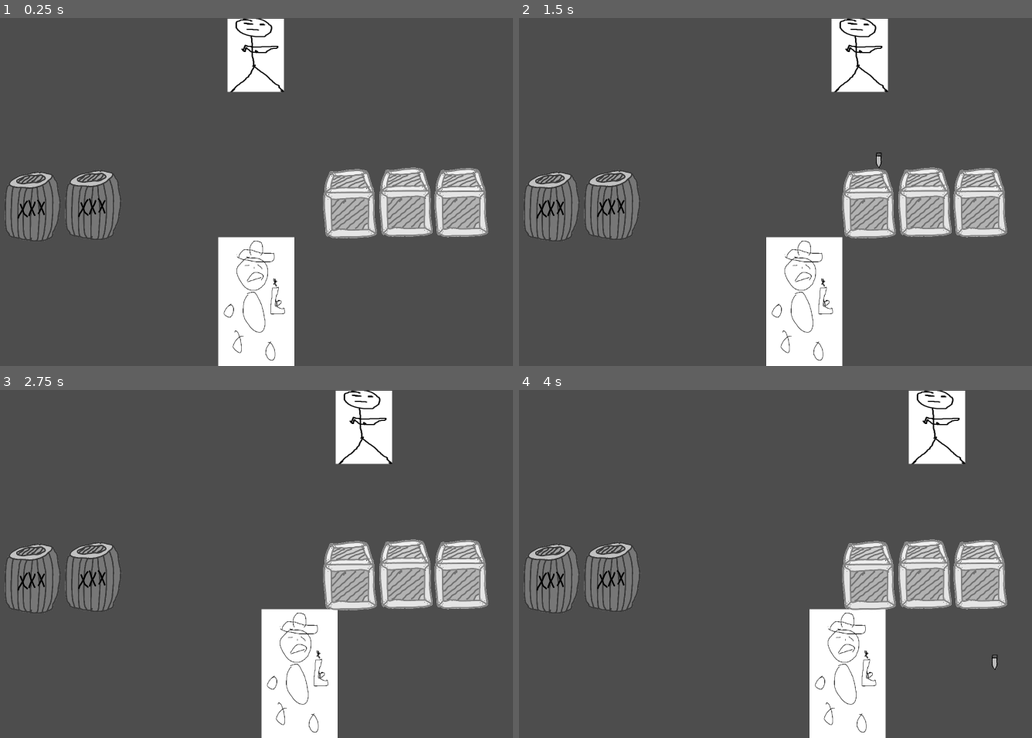
Above: before the commit, frames 1-4 (two rows, left to right).
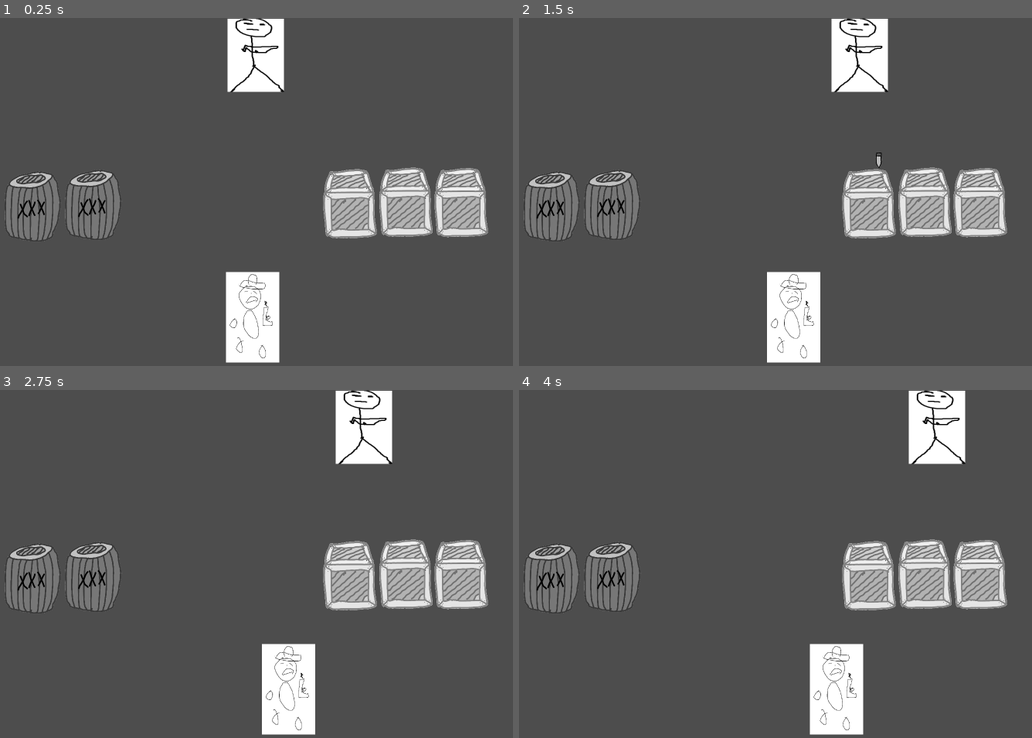
Above: after the commit, the same moments.

Repository: NihalBAnand/LD54
Game: Godot game, scene res://Scenes/shooter.tscn
The game is run twice, just before and just after one commit, with the same random seed, the same clock (stepped at 60 frames per second) and the same inputs.
Inputs:
- Up to frame 1 (0.25 s): no input
- Up to frame 2 (1.5 s): hold D (player_right) 0.53-1.28 s; tap Space (shoot) at 0.6, 1.35 s; hold A (player_left) from 1.28 s (still down)
- Up to frame 3 (2.75 s): release A (player_left) at 2.03 s; hold D (player_right) from 2.03 s (still down); tap Space (shoot) at 2.1 s
- Up to frame 4 (4 s): tap Space (shoot) at 2.85, 3.6 s; release D (player_right) at 3.53 s; hold A (player_left) from 3.53 s (still down)

The runs differ from the first frame. In frame 1, 3.3% of the frame differs, in the area x 42-58%, y 62-100%; in frame 2, 3.3%; in frame 3, 3.2%; in frame 4, 3.3%.

Commit message:
Improved enemy AI to remove jitter

Diff:
--- a/Scenes/shooter.tscn
+++ b/Scenes/shooter.tscn
@@ -11,7 +11,8 @@
 position = Vector2(677, 2)
 
 [node name="baseEnemy" parent="." instance=ExtResource("2_0vkvn")]
-position = Vector2(638, 569)
+position = Vector2(668, 658)
+scale = Vector2(0.7, 0.7)
 
 [node name="crate" parent="." instance=ExtResource("3_wspuf")]
 position = Vector2(1144, 496)
--- a/assets/prefabs/barrel.tscn
+++ b/assets/prefabs/barrel.tscn
@@ -5,7 +5,7 @@
 [sub_resource type="RectangleShape2D" id="RectangleShape2D_rdy4i"]
 size = Vector2(419, 515)
 
-[node name="barrel" type="Area2D"]
+[node name="barrel" type="StaticBody2D"]
 
 [node name="Sprite2D" type="Sprite2D" parent="."]
 texture = ExtResource("1_58u4q")
--- a/assets/prefabs/baseEnemy.gd
+++ b/assets/prefabs/baseEnemy.gd
@@ -11,10 +11,13 @@
 var health = 100
 
 func _physics_process(delta):
-	if  get_parent().get_node("Player").global_position.x> self.global_position.x:
+	if abs(get_parent().get_node("Player").global_position.x - global_position.x) < 5:
+		self.position.x += 0;
+	elif  get_parent().get_node("Player").global_position.x> self.global_position.x:
 		self.position.x += speed
 	elif get_parent().get_node("Player").global_position.x < self.global_position.x:
 		self.position.x -= speed
+
 
 	#print("fkjadsfjdskjafjkl")
 
--- a/assets/prefabs/crate.tscn
+++ b/assets/prefabs/crate.tscn
@@ -1,11 +1,11 @@
-[gd_scene load_steps=3 format=3 uid="uid://biisjrgnsd4rl"]
+[gd_scene load_steps=3 format=3 uid="uid://dqmwsrmeuxwcf"]
 
 [ext_resource type="Texture2D" uid="uid://bjh8etduxlifc" path="res://assets/Art/Crate.png" id="1_67ipi"]
 
 [sub_resource type="RectangleShape2D" id="RectangleShape2D_0g18r"]
 size = Vector2(326, 426.5)
 
-[node name="crate" type="Area2D"]
+[node name="crate" type="StaticBody2D"]
 
 [node name="Sprite2D" type="Sprite2D" parent="."]
 texture = ExtResource("1_67ipi")
Not shown: 1 places in Scenes/shooter.tscn that only renumber resources
